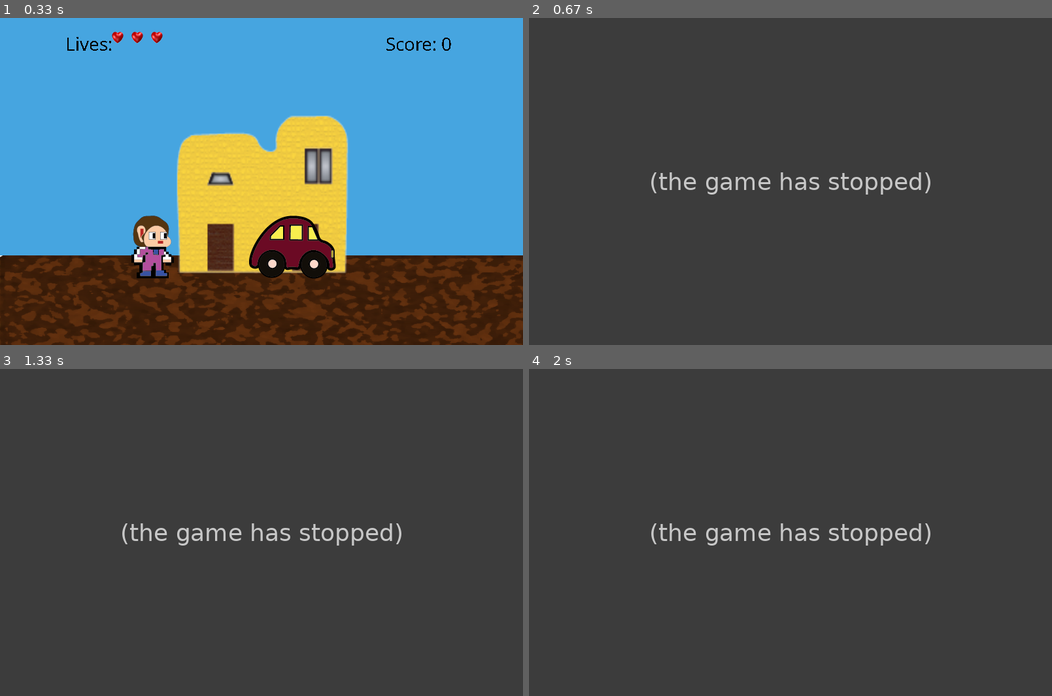
Above: before the commit, frames 1-4 (two rows, left to right).
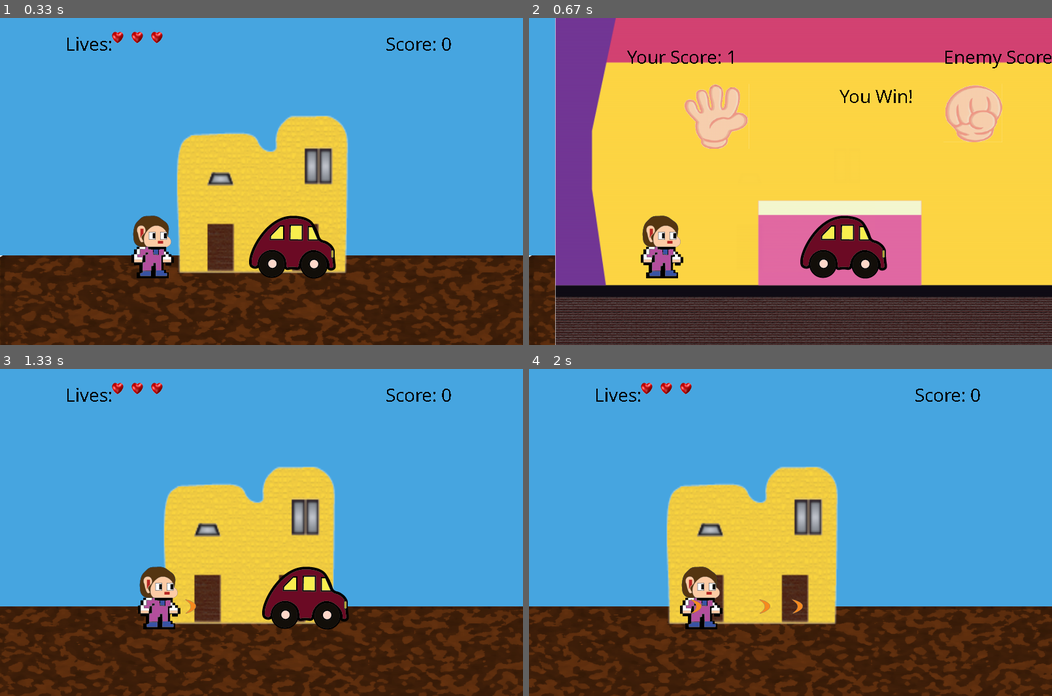
Above: after the commit, the same moments.

Repository: Anisha7/TermProject
Game: pygame game, started from TP/environment/level.py
Two runs of this game, one before a commit and one after it. Both use one fixed random seed, a clock stepped at 60 frames per second and the inputs below.
Inputs:
- Up to frame 1 (0.33 s): no input
- Up to frame 2 (0.67 s): tap Enter at 0.33 s
- Up to frame 3 (1.33 s): tap Esc at 0.67 s; hold Right from 1 s (still down); tap Space at 1.07 s
- Up to frame 4 (2 s): tap Space at 1.37, 1.57, 1.87 s; release Right at 1.47 s; hold Right 1.5-1.97 s

Frame 1 is identical in both runs. In frame 2, 93% of the frame differs, in the area x 0-100%, y 0-100%; in frame 3, 100%; in frame 4, 100%.
Error before the commit: TypeError: 'bool' object is not callable (game.py line 114); the game stopped at 0.33 s (later frames are placeholders)

Commit message:
Player can be killed with enemy collisions

Diff:
--- a/TP/game.py
+++ b/TP/game.py
@@ -74,7 +74,10 @@
         self.pause = False
         # pause screen for animations
         self.playerKilled = False
+        self.timeCount = 0
         # track which animation: when player is killed
+
+        self.playerGhost = None
 
 
 
@@ -83,43 +86,32 @@
         # scrolling when player reaches end of screen
         mapXc = -10
         if self.inMiniGame1 == False and self.inMiniGame2 == False:
-            if pressed_keys[K_LEFT]:
-                self.mapX -= mapXc
-            #if self.player.x > 250:
-            if pressed_keys[K_RIGHT]:
-                self.mapX += mapXc
-
-            # add punches, for player attack
-            if pressed_keys[K_SPACE]:
-                self.punches.add(Punches(self.player.x, self.player.y + 50, self.player.d))
+            if self.playerKilled == False:
+                if pressed_keys[K_LEFT]:
+                    self.mapX -= mapXc
+                #if self.player.x > 250:
+                if pressed_keys[K_RIGHT]:
+                    self.mapX += mapXc
+
+                # add punches, for player attack
+                if pressed_keys[K_SPACE]:
+                    self.punches.add(Punches(self.player.x, self.player.y + 50, self.player.d))
 
 
 
             # remove enemy if attacked
-
-            # try my own function
+            pygame.sprite.groupcollide(self.enemies, self.punches, True, True)
+
             for enemy in self.enemies:
                 if self.player.enemyCollided(enemy.x, enemy.rect.width):
                     #self.player.killed()
                     self.playerLives -= 1
+                    print("I died. lives left: ", self.playerLives)
                     self.player = Player(self.width, self.height, self.playerLives)
                     self.mapX = 0
-            # try group collide
-            pygame.sprite.groupcollide(self.enemies, self.punches, True, True)
-
-            playergrp = pygame.sprite.GroupSingle(self.player)
-            print(pygame.sprite.groupcollide(playergrp, self.enemies, False, False))
-
-            # try group and sprite collide
-            enemyAttack = pygame.sprite.spritecollide(self.player, self.enemies, True, False)
-            print(enemyAttack)
-            for enemy in enemyAttack:
-                print("gotchu")
-                self.player.killed()
-
-            for enemy in self.enemies:
-                if pygame.sprite.collide_rect(self.player, enemy):
-                    print("HAHAHA")
+                    self.playerKilled = True
+                    self.playerGhost = Ghost(self.player.x, self.player.y)
+
 
             # entering castle
             if self.castle.castleCollide(self.player.x):
@@ -158,20 +150,27 @@
         pressed_keys = pygame.key.get_pressed()
         Game.update(self,pressed_keys, keyCode, modifier)
 
-        if self.inMiniGame1 == False and self.inMiniGame2 == False:
-            self.player.update(pressed_keys)
-        if self.inMiniGame1 == True or self.inMiniGame2 == True:
-            self.castle.update(pressed_keys)
+        if self.playerKilled == False:
+            if self.inMiniGame1 == False and self.inMiniGame2 == False:
+                self.player.update(pressed_keys)
+            if self.inMiniGame1 == True or self.inMiniGame2 == True:
+                self.castle.update(pressed_keys)
 
     def timerFired(self, dt):
 
-        self.enemies.update()
-        self.punches.update()
+        if self.playerKilled == False:
+            self.enemies.update()
+            self.punches.update()
+
+        if self.playerKilled == True:
+            self.timeCount += 10
+            self.playerGhost.updateGhost()
+            if self.timeCount == 500:
+                self.playerKilled = False
+                self.timeCount = 0
 
 
     def mainDraw(self, screen):
-
-
 
         # draw circles to test scrolling
         circle1 = pygame.draw.circle(self.mainMap, white, (1000, 300), 20)
@@ -179,7 +178,7 @@
         circle1 = pygame.draw.circle(self.mainMap, blue, (1000, 100), 20)
 
 
-            # score on screen
+        # score on screen
         myfont = pygame.font.SysFont('Comic Sans MS', 30)
         score = "Score: %d"%(self.player.score)
         textsurf = myfont.render(score, False, (0, 0, 0))
@@ -193,9 +192,10 @@
         n = 0
         life = pygame.image.load('modules/life.png')
         life = pygame.transform.smoothscale(life, (20,20))
-        for i in range(self.player.lives):
-            n += 30
-            screen.blit(life, (140 + n, 20))
+        if self.player.lives > 0:
+            for i in range(self.player.lives):
+                n += 30
+                screen.blit(life, (140 + n, 20))
 
     def levelOneDraw(self, screen):
         #print("in here")
@@ -267,8 +267,12 @@
 
         if self.inMiniGame1 == False or self.inMiniGame2 == False:
             # player
-            self.player.draw(self.mainMap)
-            self.punches.draw(self.mainMap)
+            if self.playerKilled == False:
+                self.player.draw(self.mainMap)
+                self.punches.draw(self.mainMap)
+            if self.playerKilled == True:
+                self.playerGhost.draw(screen)
+
 
 
         pygame.display.flip()
--- a/TP/main/player.py
+++ b/TP/main/player.py
@@ -28,6 +28,8 @@
         # track player's direction
         self.d = 1
 
+
+
     def update(self, pressed_keys):
         dist = 15
 
@@ -49,16 +51,32 @@
         surface.blit(self.surf, (self.x, self.y))
 
     def enemyCollided(self, enemyX, enemyWidth):
-        if self.x >= enemyX - enemyWidth//2 and self.x <= enemyX + enemyWidth//2:
+        #if self.x >= enemyX - enemyWidth//2 and self.x <= enemyX + enemyWidth//2:
+        if self.x >= enemyX and self.x <= enemyX:
             return True
         else:
             return False
 
-    def killed(self, surface):
-        self.surf = pygame.image.load('modules/AKplayer.png')
+
+
+
+class Ghost(pygame.sprite.Sprite):
+    def __init__(self, x, y):
+        # x, y player died here
+        self.x = x
+        self.y = y
+        # player's ghost initialization
+        self.surf = pygame.image.load('modules/ghost.png')
         self.image = self.surf
         rect = self.surf.get_rect()
         self.rect = rect
+        self.rect.move_ip(self.x, self.y)
+
+    def draw(self, surface):
+        surface.blit(self.surf, (self.x, self.y))
+
+    def updateGhost(self):
+        self.y -= 5
 
 
 class Punches(pygame.sprite.Sprite):
